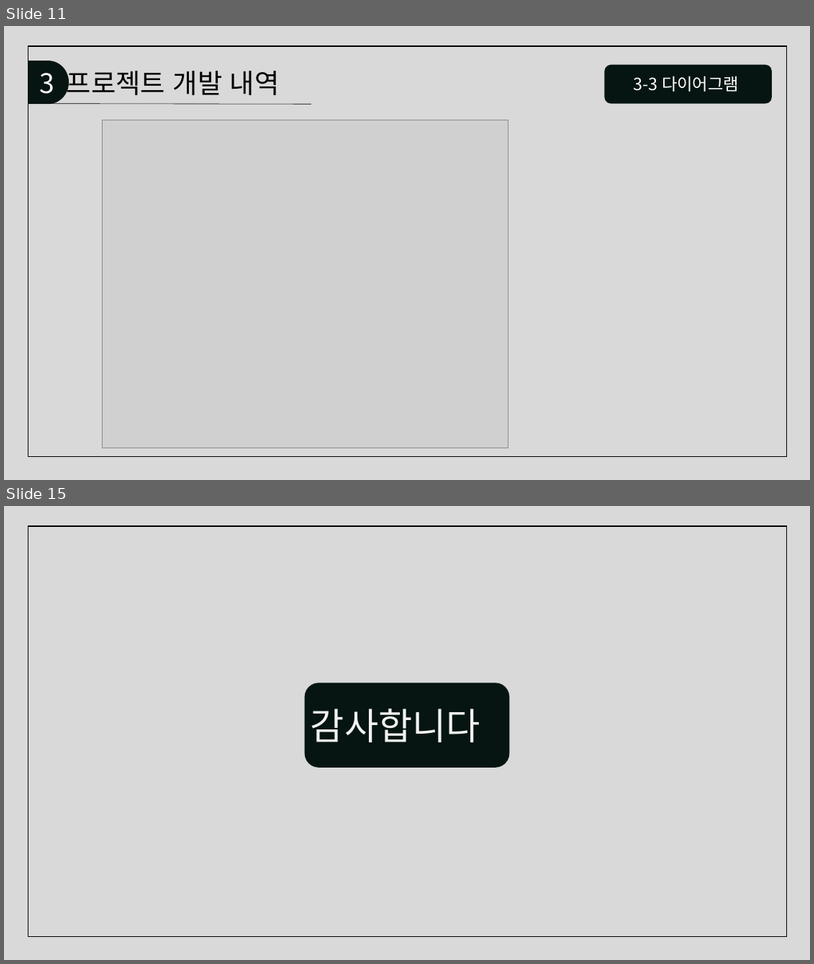
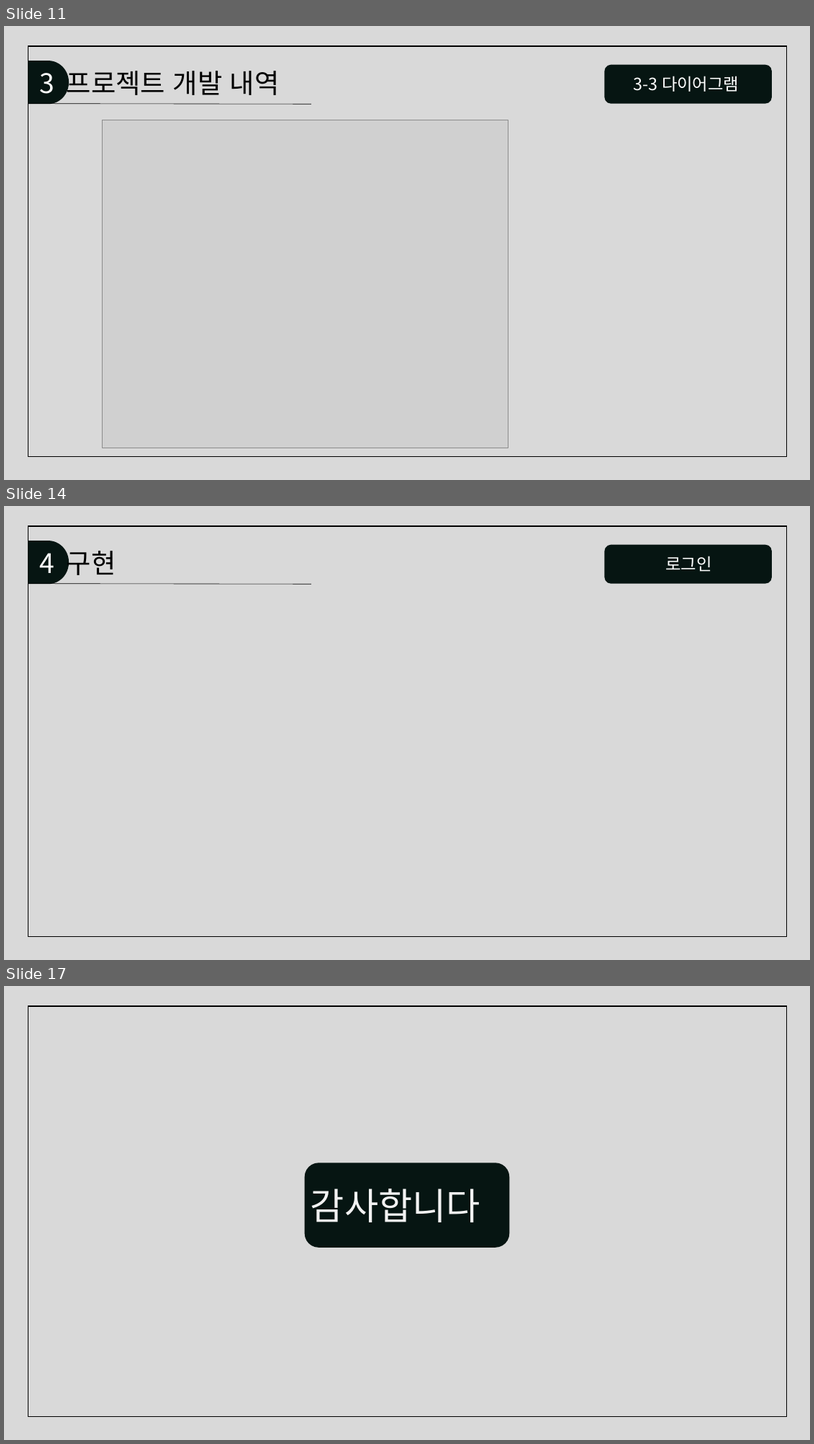
Before and after one commit to juhyeonjong2/KeyBoard, a slide deck: Documents/5. 발표/세상모든키보드.pptx. Shown one above the other, each under a label of ours: slides 11 and 15 before the commit, slides 11, 14 and 17 after it; the slides between them are not shown. The pictures are 814x964 and 814x1444 pixels, drawn with LibreOffice and Linux fonts; fonts in the diff are those of the drawing; grey boxes stand for pictures. Boxes give left, top, right and bottom in pixels: in the first picture for what was removed or moved away, otherwise in the second. Text is boxed around its words. In the diff, an @@ line names an element or a change of style, - is before the commit and + after.

Commit message:
발표자료 수정
 - 데이터베이스 ERD 추가
 - 구현 탭 추가

```diff
--- a/Documents/5. 발표/세상모든키보드.pptx
+++ b/Documents/5. 발표/세상모든키보드.pptx
@@ slide 14 added at [4,506,810,960], background #D9D9D9 @@
@@ rectangle added at [28,526,787,936], outline #000000 1 pt @@
@@ flow chart delay added at [28,541,70,584], fill #061512 @@
@@ rounded rectangle added at [604,545,772,584], fill #061512 @@
@@ text added at [39,551,116,575], 32 pt, text #000000 @@
+4 구현
@@ text added at [666,556,712,572], 20 pt, text #FFFFFF @@
+로그인
@@ line added from (28, 584) to (311, 584), #000000 0.5 pt @@
@@ what was slide 15 is now slide 17 @@
```
Also in this commit, not shown: 6 slides changed, 1 other slide added.
